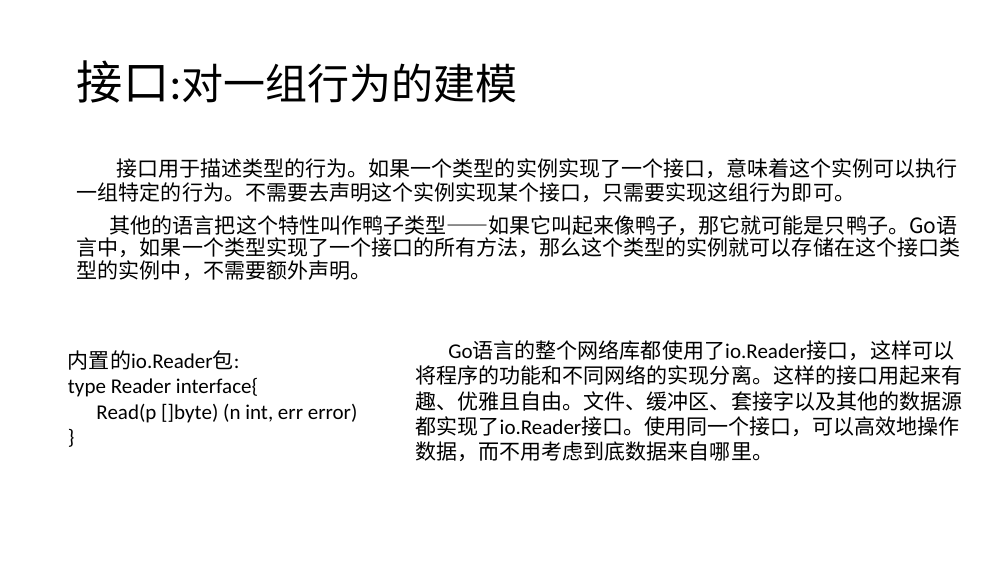
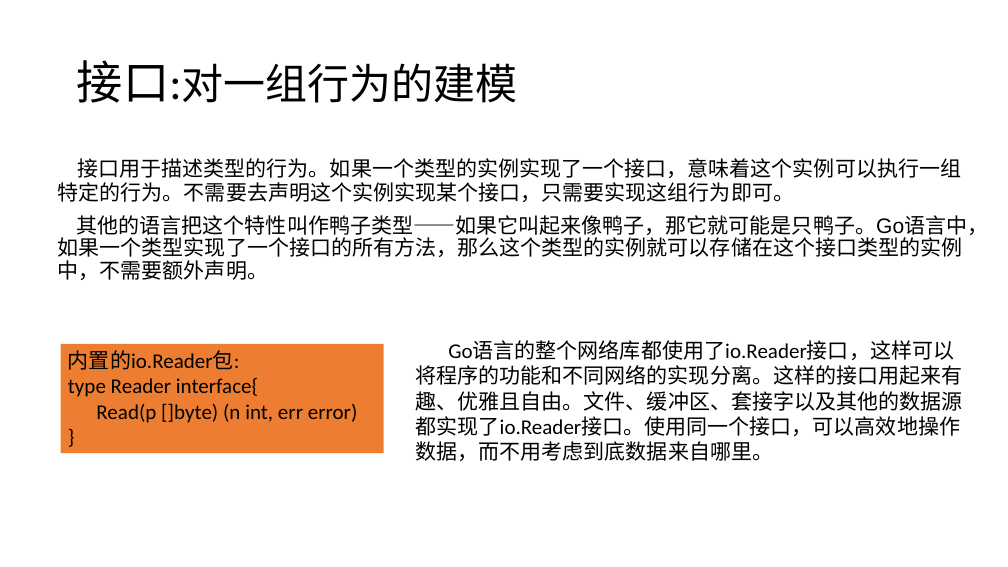
Before and after one commit to hongzhenglin/golearning, a slide deck: slide 43 of go学习笔记.pptx (slide 13 before the commit). Drawn at 1008x567 pixels with LibreOffice and Linux fonts; fonts in the diff are those of the drawing. Boxes give left, top, right and bottom in pixels: in the first picture for what was removed or moved away, otherwise in the second. Text is boxed around its words. In the diff, an @@ line names an element or a change of style, - is before the commit and + after.

```diff
--- a/go学习笔记.pptx
+++ b/go学习笔记.pptx
@@ text "接口用于描述类型的行为。如果一个类型的实例实现了一个接口，意味着这个实例可以执行一组特定的行为。不需要去声明这个实例实现 ...": place and size @@
-text "接口用于描述类型的行为。如果一个类型的实例实现了一个接口，意味着这个实例可以执行一组特定的行为。不需要去声明这个实例实现 ..." at bbox=[77, 158, 960, 280]
+text "接口用于描述类型的行为。如果一个类型的实例实现了一个接口，意味着这个实例可以执行一组特定的行为。不需要去声明这个实例实现 ..." at bbox=[58, 158, 989, 280]
@@ text "接口用于描述类型的行为。如果一个类型的实例实现了一个接口，意味着这个实例可以执行一组特定的行为。不需要去声明这个实例实现 ..." at bbox=[58, 158, 989, 280]: font Noto Sans CJK SC to Arial @@
@@ rectangle "内置的io.Reader包:": place and size @@
-rectangle "内置的io.Reader包:" at bbox=[68, 350, 358, 423]
+rectangle "内置的io.Reader包:" at bbox=[60, 344, 384, 454]
@@ rectangle "内置的io.Reader包:" at bbox=[60, 344, 384, 454]: fill none to #ED7D31 @@
```
Also in this commit, not shown: 8 other slides changed, 18 slides added, 2 slides removed.
